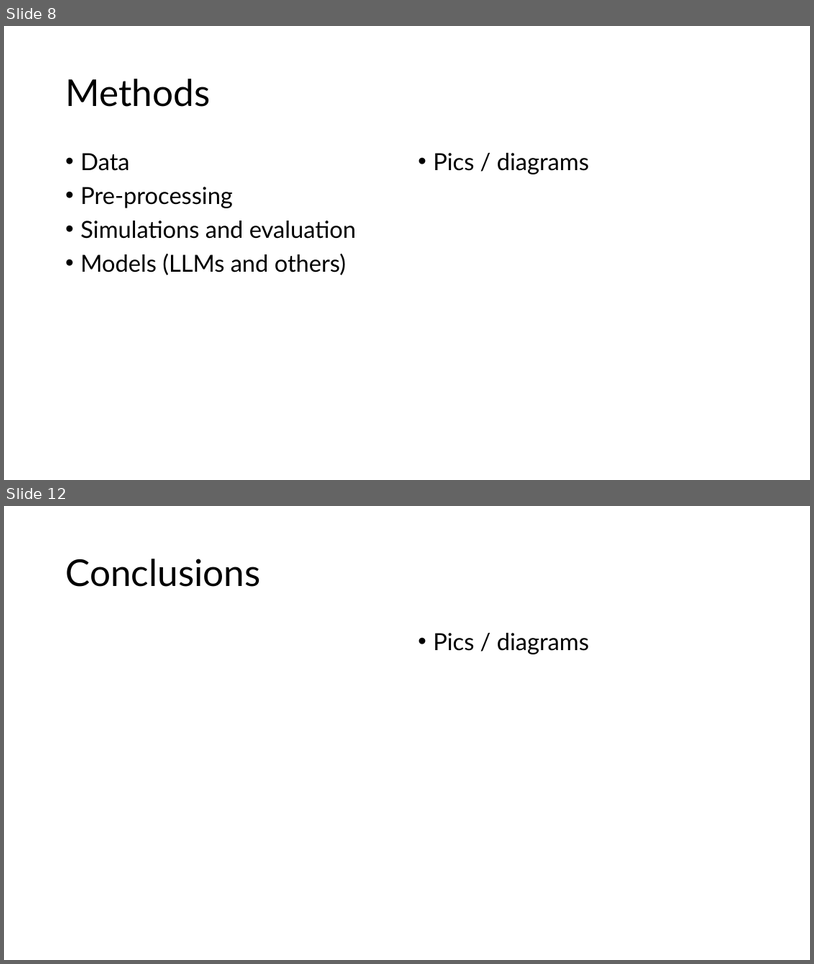
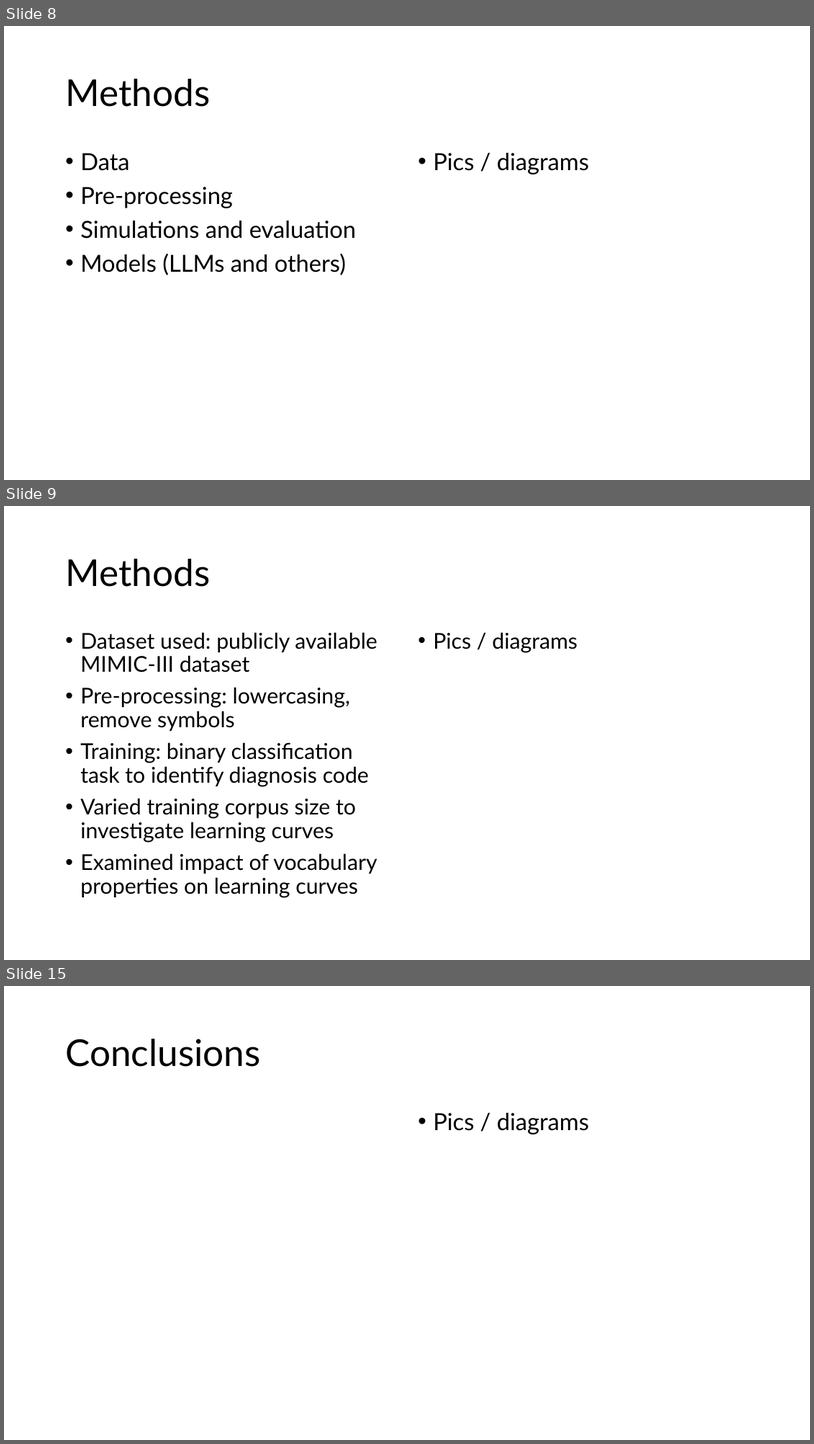
Before and after one commit to dianashams/NLP_sample_size_simulation_study, a slide deck: Determinants of the training corpus size for clinical.pptx. Shown one above the other, each under a label of ours: slides 8 and 12 before the commit, slides 8, 9 and 15 after it; the slides between them are not shown. The pictures are 814x964 and 814x1444 pixels, drawn with LibreOffice and Linux fonts; fonts in the diff are those of the drawing. Boxes give left, top, right and bottom in pixels: in the first picture for what was removed or moved away, otherwise in the second. Text is boxed around its words. In the diff, an @@ line names an element or a change of style, - is before the commit and + after.

```diff
--- a/Determinants of the training corpus size for clinical.pptx
+++ b/Determinants of the training corpus size for clinical.pptx
@@ slide 9 added at (x1=4, y1=506, x2=810, y2=960), background #FFFFFF @@
@@ title added at (x1=65, y1=559, x2=210, y2=587), 44 pt, text #000000 @@
+Methods
@@ text added at (x1=80, y1=632, x2=377, y2=898), 25.9 pt, text #000000 @@
+• Dataset used: publicly available MIMIC-III dataset
+• Pre-processing: lowercasing, remove symbols
+• Training: binary classification task to identify diagnosis code
+• Varied training corpus size to investigate learning curves
+• Examined impact of vocabulary properties on learning curves
@@ text added at (x1=433, y1=632, x2=578, y2=652), 25.9 pt, text #000000 @@
+• Pics / diagrams
@@ what was slide 12 is now slide 15 @@
```
Also in this commit, not shown: 2 slides changed, 3 other slides added, 1 slide removed.
